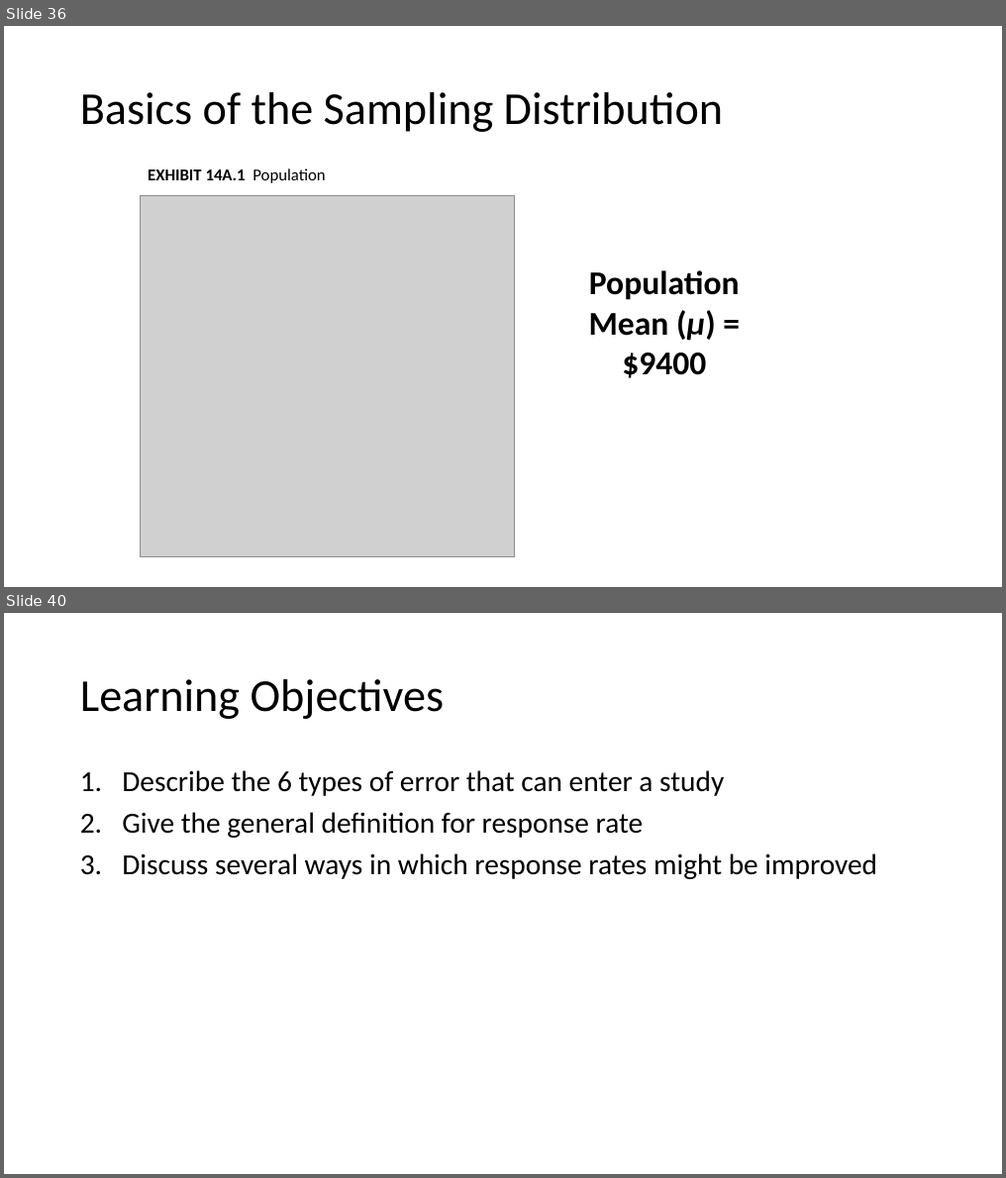
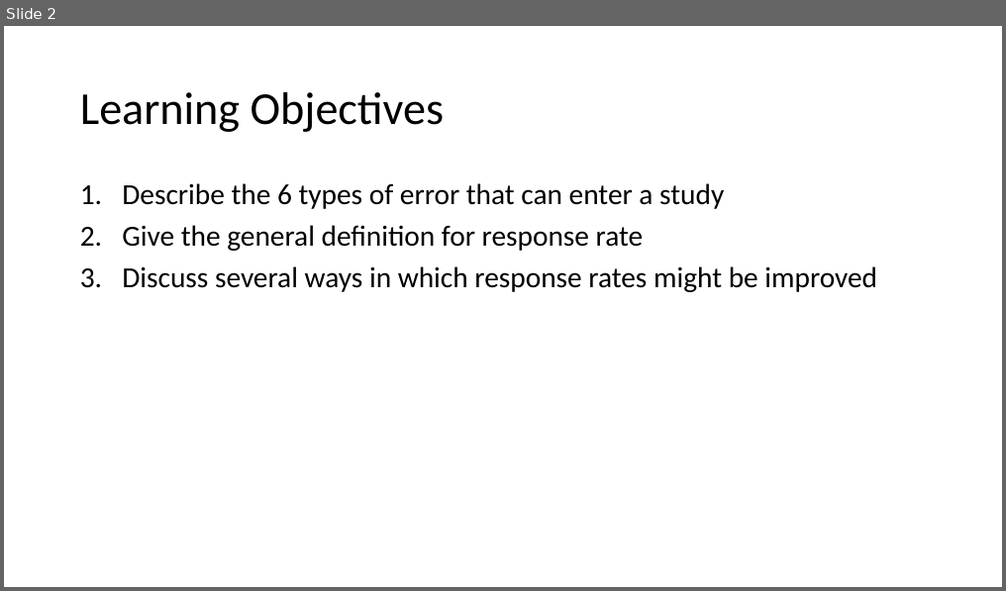
Before and after one commit to mikenguyen13/mar4050, a slide deck: lectures/7/Developing the sampling plan.pptx. Shown one above the other, each under a label of ours: slides 36 and 40 before the commit, slide 2 after it; the slides between them are not shown. The pictures are 1006x1178 and 1006x591 pixels, drawn with LibreOffice and Linux fonts; fonts in the diff are those of the drawing; grey boxes stand for pictures. Boxes give left, top, right and bottom in pixels: in the first picture for what was removed or moved away, otherwise in the second. Text is boxed around its words. In the diff, an @@ line names an element or a change of style, - is before the commit and + after.

```diff
--- a/lectures/7/Developing the sampling plan.pptx
+++ b/lectures/7/Developing the sampling plan.pptx
@@ slide 36 removed at [4,26,1002,587], background #FFFFFF @@
@@ title removed at [80,92,723,132] @@
-Basics of the Sampling Distribution
@@ text removed at [148,169,325,183] @@
-EXHIBIT 14A.1 Population
@@ picture removed at [141,196,515,558] @@
@@ text removed at [589,271,740,378] @@
-Population Mean (μ) = $9400
@@ what was slide 40 is now slide 2 @@
```
Also in this commit, not shown: 1 slide changed, 1 slide added, 37 other slides removed, 2 other files.
